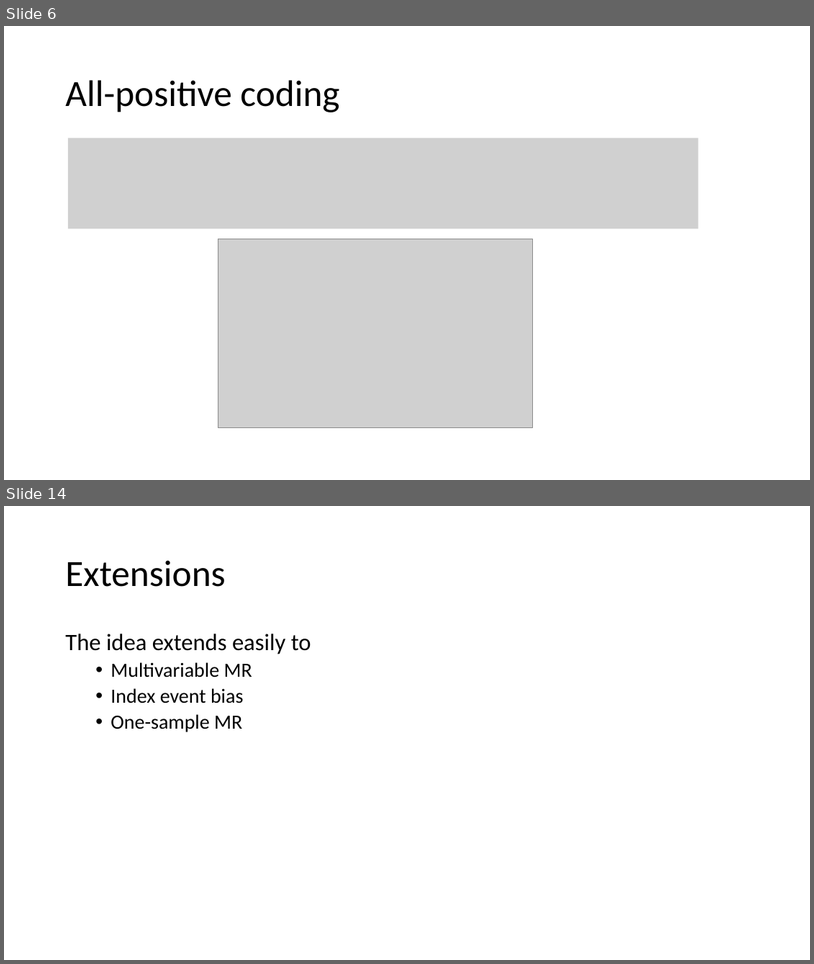
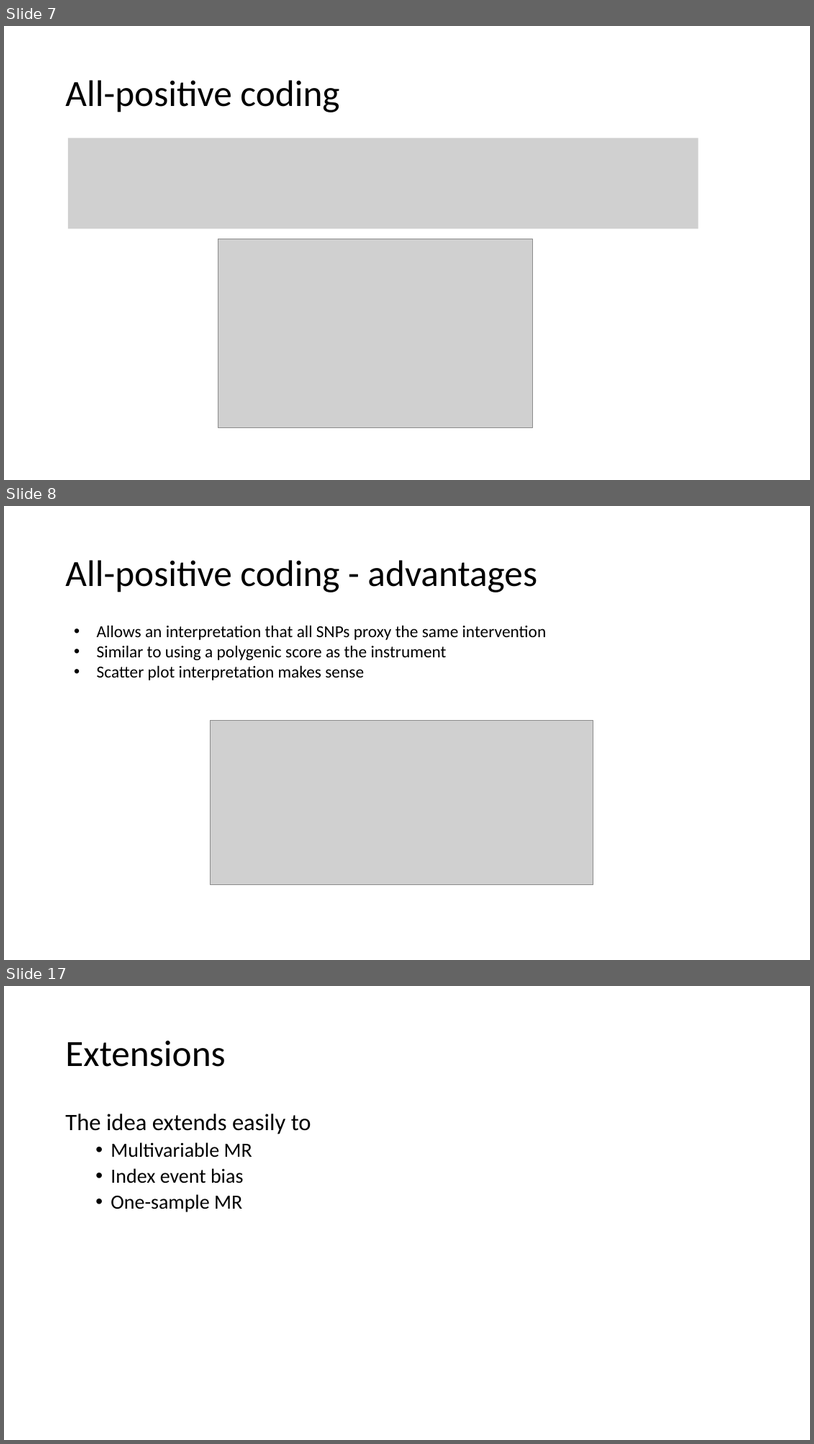
Before and after one commit to DudbridgeLab/mr-grip, a slide deck: GRIP.pptx. Shown one above the other, each under a label of ours: slides 6 and 14 before the commit, slides 7, 8 and 17 after it; the slides between them are not shown. The pictures are 814x964 and 814x1444 pixels, drawn with LibreOffice and Linux fonts; fonts in the diff are those of the drawing; grey boxes stand for pictures. Boxes give left, top, right and bottom in pixels: in the first picture for what was removed or moved away, otherwise in the second. Text is boxed around its words. In the diff, an @@ line names an element or a change of style, - is before the commit and + after.

```diff
--- a/GRIP.pptx
+++ b/GRIP.pptx
@@ slide 8 added at (4,506,810,960), background #FFFFFF @@
@@ title added at (65,560,538,592), 44 pt, text #000000 @@
+All-positive coding - advantages
@@ text added at (97,625,547,680), 20 pt, text #000000 @@
+• Allows an interpretation that all SNPs proxy the same intervention
+• Similar to using a polygenic score as the instrument
+• Scatter plot interpretation makes sense
@@ picture added at (211,720,593,884) @@
@@ what was slide 6 is now slide 7 @@
@@ what was slide 14 is now slide 17 @@
```
Also in this commit, not shown: 7 slides changed, 7 other slides added, 5 slides removed, 1 other file.
